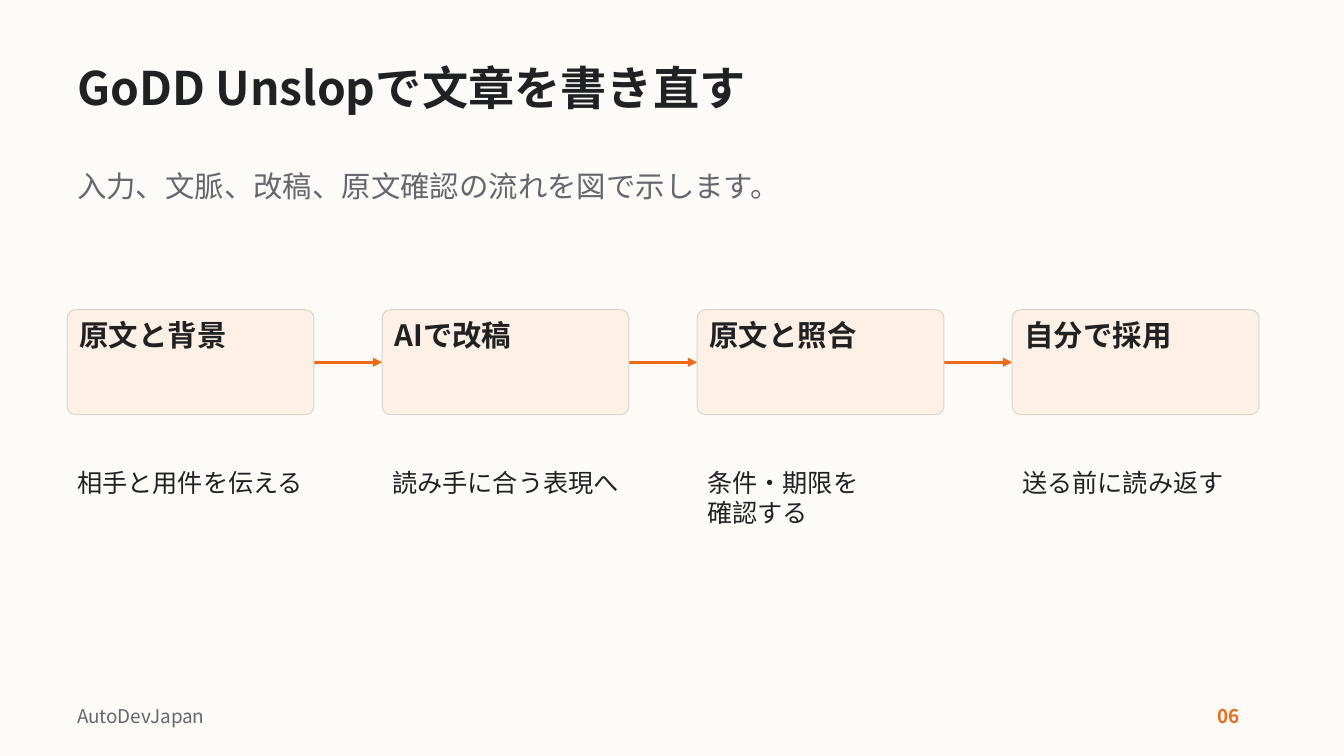
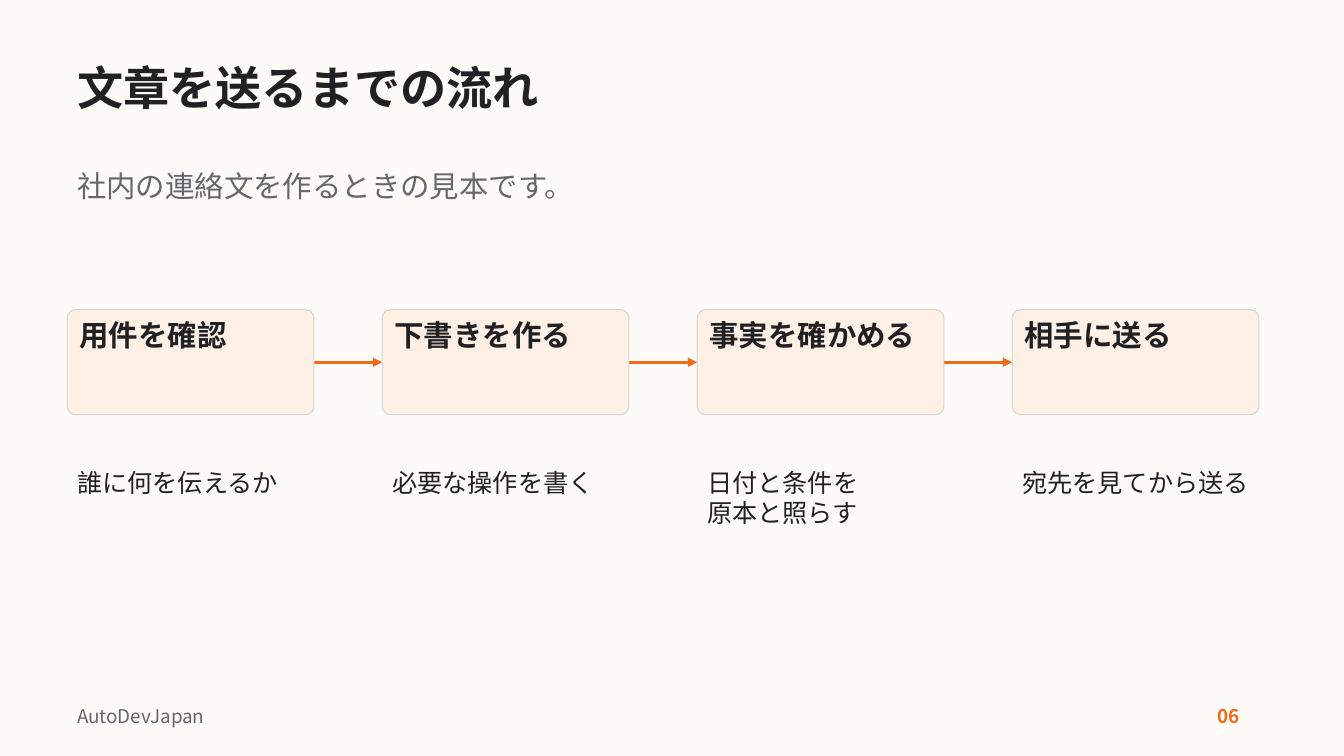
Before and after one commit to AutoDevJapan/GoDD-Unslop, a slide deck: slide 6 of docs/templates/adj-slide-template.pptx. Drawn at 1344x756 pixels with LibreOffice and Linux fonts; fonts in the diff are those of the drawing. Boxes give left, top, right and bottom in pixels: in the first picture for what was removed or moved away, otherwise in the second. Text is boxed around its words. In the diff, an @@ line names an element or a change of style, - is before the commit and + after.

Commit message:
操作を頼む文と動作を説明する文を書き分け、教材と例文をそろえる

```diff
--- a/docs/templates/adj-slide-template.pptx
+++ b/docs/templates/adj-slide-template.pptx
@@ title at box(77, 65, 539, 109): text changed @@
-GoDD Unslopで文章を書き直す
+文章を送るまでの流れ
@@ text at box(77, 172, 574, 200): text changed @@
-入力、文脈、改稿、原文確認の流れを図で示します。
+社内の連絡文を作るときの見本です。
@@ text in rounded rectangle at box(79, 321, 226, 349): text changed @@
-原文と背景
+用件を確認
@@ text in rounded rectangle at box(395, 321, 571, 349): text changed @@
-AIで改稿
+下書きを作る
@@ text in rounded rectangle at box(709, 321, 915, 349): text changed @@
-原文と照合
+事実を確かめる
@@ text in rounded rectangle at box(1024, 321, 1171, 349): text changed @@
-自分で採用
+相手に送る
@@ text at box(77, 471, 278, 494): text changed @@
-相手と用件を伝える
+誰に何を伝えるか
@@ text at box(392, 470, 594, 494): text changed @@
-読み手に合う表現へ
+必要な操作を書く
@@ text at box(707, 471, 858, 524): text changed @@
-条件・期限を
-確認する
+日付と条件を
+原本と照らす
@@ text at box(1022, 470, 1249, 494): text changed @@
-送る前に読み返す
+宛先を見てから送る
```
Also in this commit, not shown: 7 other slides changed, 16 other files.
